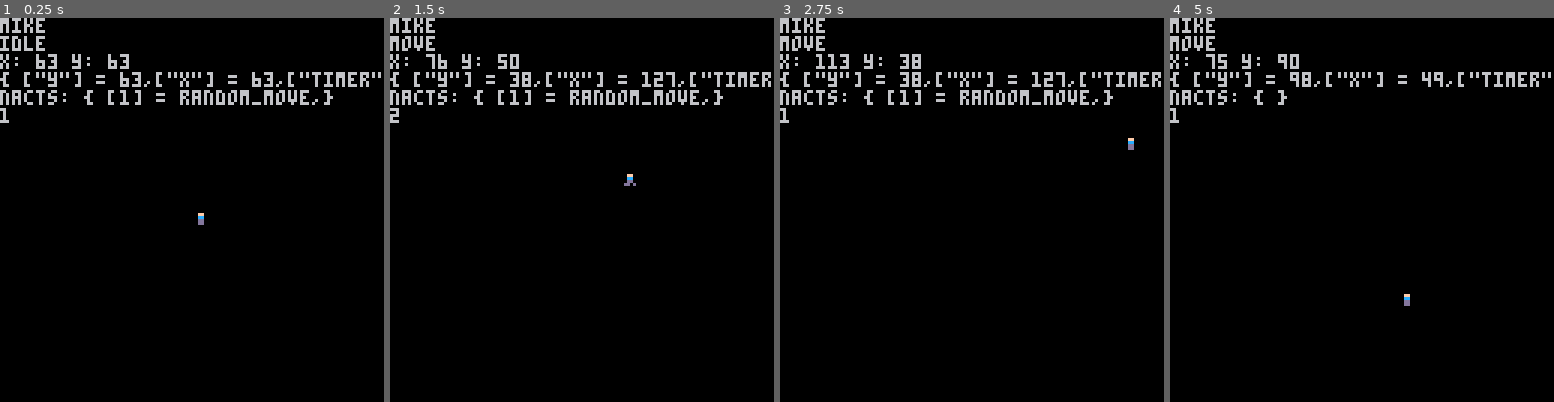
Above: before the commit, frames 1-4 (left to right).
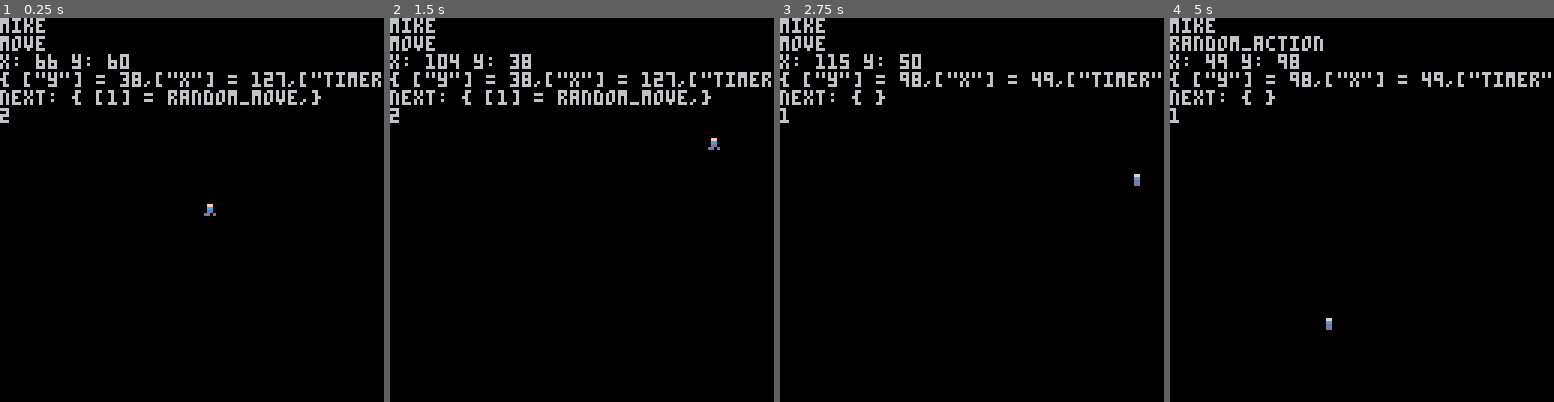
Above: after the commit, the same moments.

Repository: BarbosaNath/picolony
Game: PICO-8 cartridge main.p8
Same seed, same stepped clock (60 frames per second), same inputs: the game is played once before the commit and once after it.
Inputs:
- Up to frame 1 (0.25 s): no input
- Up to frame 2 (1.5 s): no input
- Up to frame 3 (2.75 s): no input
- Up to frame 4 (5 s): no input

The runs differ from the first frame. In frame 1, 1.8% of the frame differs, in the area x 0-100%, y 4-54%; in frame 2, 1.6%; in frame 3, 1.8%, in the area x 3-100%, y 10-44%; in frame 4, 1.1%.

Commit message:
feat: change timer to random value

Diff:
--- a/main.p8
+++ b/main.p8
@@ -57,7 +57,7 @@
 -- idle --
 function idle(p)
 	if p.target.timer == -1 then
-		p.target.timer = 30
+		p.target.timer = flr(rnd(40))
 	end
 
 	p.target.timer -= 1
@@ -130,7 +130,7 @@
 	print(p.action)
 	print('x: '..p.x..' y: '..p.y)
 	print(dump(p.target))
-	print('nacts: '..dump(p.nacts))
+	print('next: '..dump(p.nacts))
 	print(p.sp)
 end
 -->8
Not shown, changed: 24 lines of the sprite sheet (__gfx__) section of main.p8
